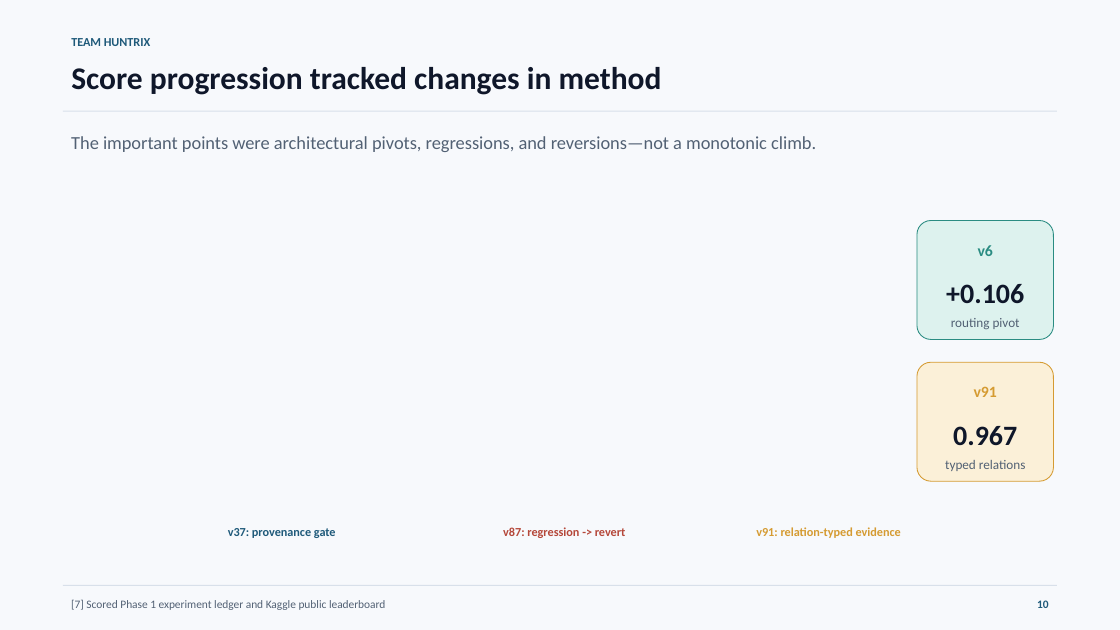
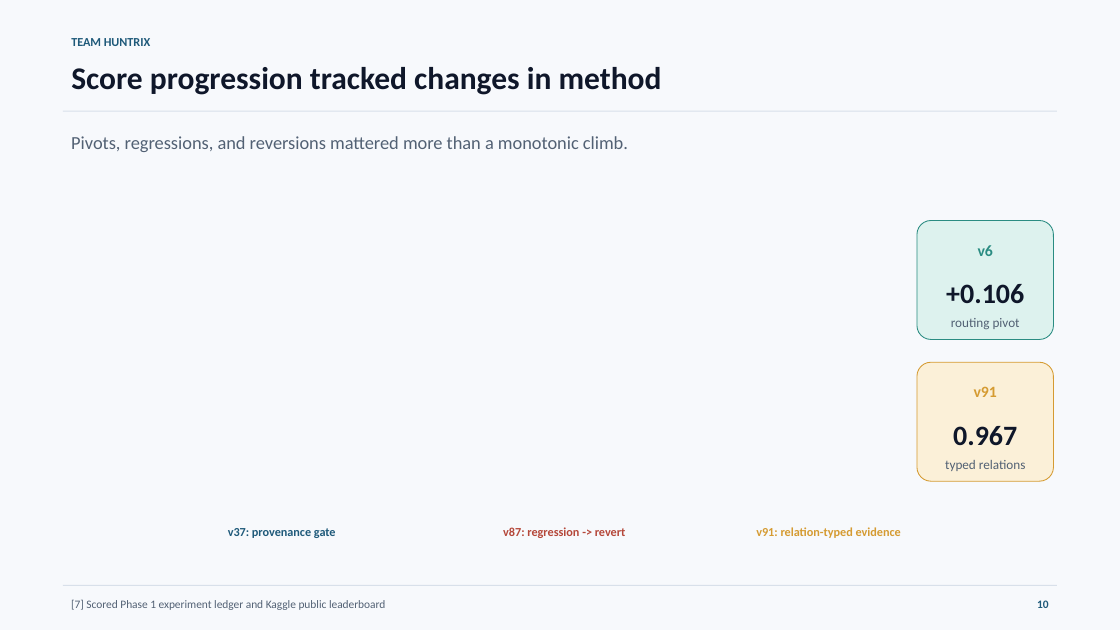
Before and after one commit to Seyamalam/bengali-hallucination-v91-submission, a slide deck: slide 10 of presentation/Huntrix_Final_Presentation.pptx. Drawn at 1120x630 pixels with LibreOffice and Linux fonts; fonts in the diff are those of the drawing. Boxes give left, top, right and bottom in pixels: in the first picture for what was removed or moved away, otherwise in the second. Text is boxed around its words. In the diff, an @@ line names an element or a change of style, - is before the commit and + after.

```diff
--- a/presentation/Huntrix_Final_Presentation.pptx
+++ b/presentation/Huntrix_Final_Presentation.pptx
@@ text at [71,136,628,152]: text changed @@
-The important points were architectural pivots, regressions, and reversions—not a monotonic climb.
+Pivots, regressions, and reversions mattered more than a monotonic climb.
```
Also in this commit, not shown: 4 other slides changed, 4 other files.
